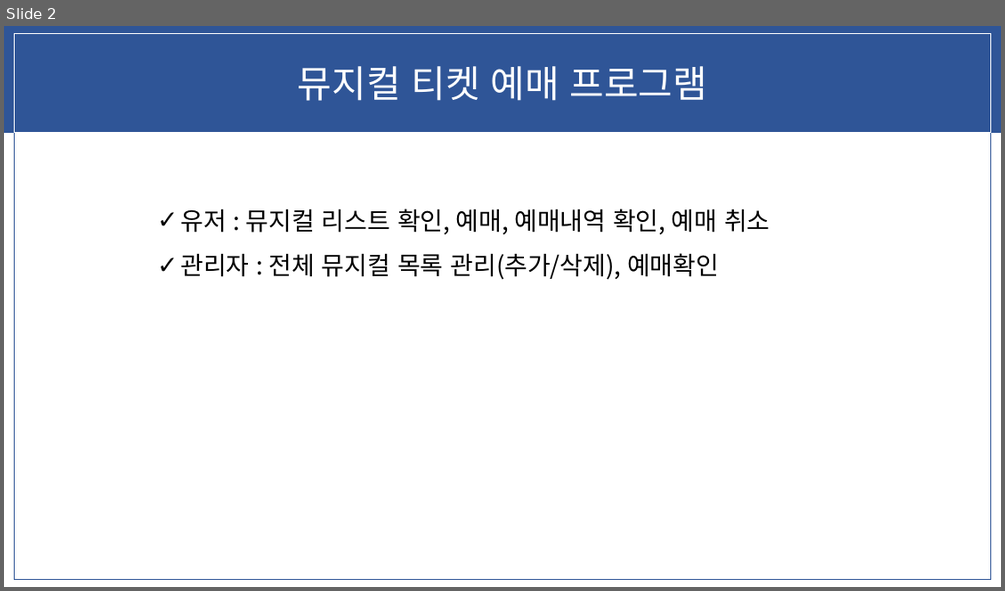
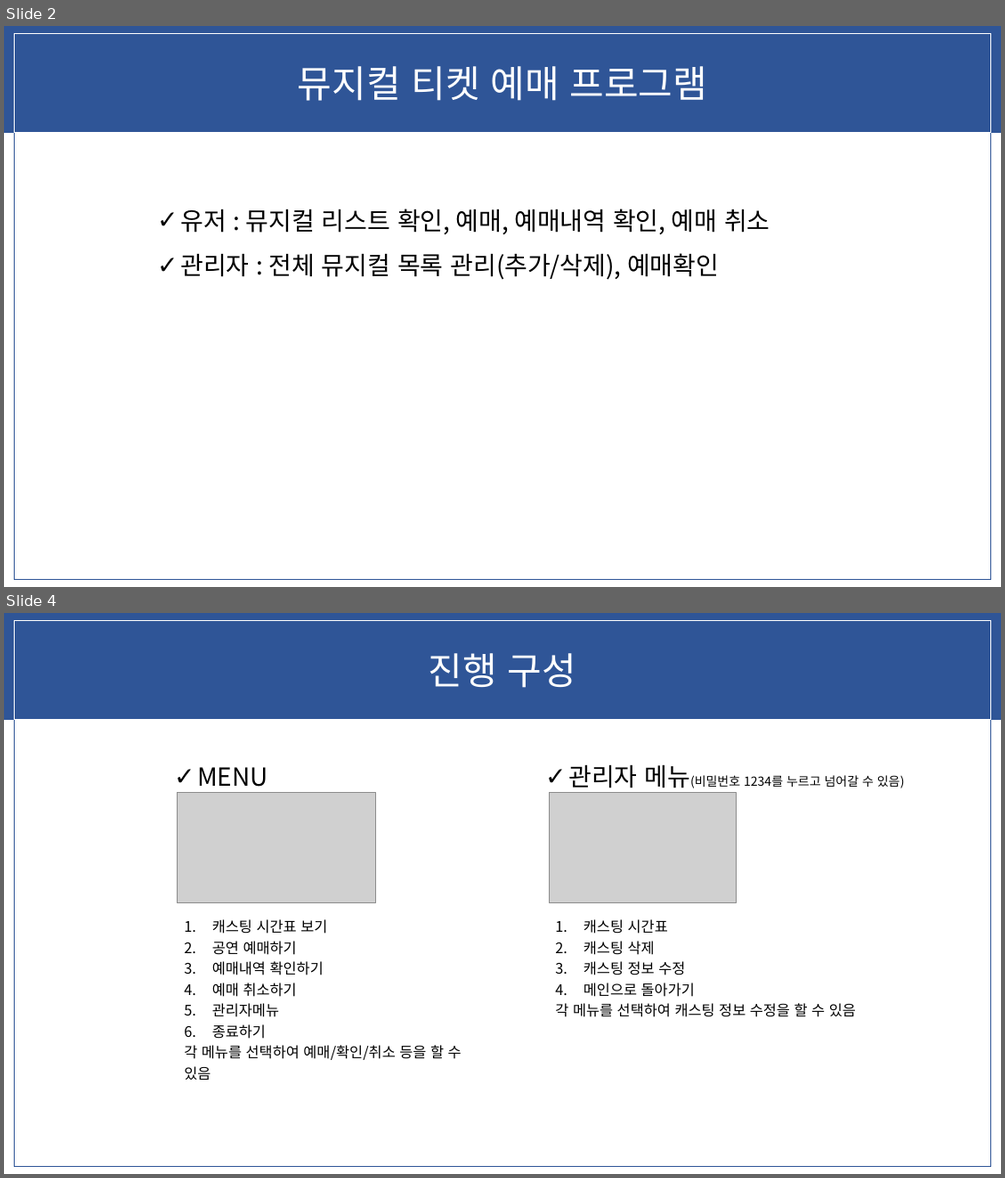
Before and after one commit to Jisoo77/backend, a slide deck: vsjava/java/bin/project1/뮤지컬티켓예매프로그램.pptx. Shown one above the other, each under a label of ours: slide 2 before the commit, slides 2 and 4 after it; the slides between them are not shown. The pictures are 1005x591 and 1005x1178 pixels, drawn with LibreOffice and Linux fonts; fonts in the diff are those of the drawing; grey boxes stand for pictures. Boxes give left, top, right and bottom in pixels: in the first picture for what was removed or moved away, otherwise in the second. Text is boxed around its words. In the diff, an @@ line names an element or a change of style, - is before the commit and + after.

```diff
--- a/vsjava/java/bin/project1/뮤지컬티켓예매프로그램.pptx
+++ b/vsjava/java/bin/project1/뮤지컬티켓예매프로그램.pptx
@@ slide 4 added at [4, 613, 1001, 1174], background #FFFFFF @@
@@ rectangle added at [4, 613, 1001, 720], fill #2F5597 @@
@@ rectangle added at [14, 620, 990, 1166], outline #2F5597 1 pt @@
@@ rectangle added at [14, 620, 990, 719], outline #FFFFFF 1 pt @@
@@ text added at [429, 653, 576, 688], 36 pt, text #FFFFFF @@
+진행 구성
@@ text added at [197, 767, 268, 793], 24 pt, text #000000 @@
+✓ MENU
@@ text added at [568, 764, 905, 793], 12 pt, text #000000 @@
+✓ 관리자 메뉴(비밀번호 1234를 누르고 넘어갈 수 있음)
@@ picture added at [177, 793, 376, 903] @@
@@ picture added at [550, 793, 736, 903] @@
@@ text added at [184, 919, 461, 1060], 14 pt, text #000000 @@
+1. 캐스팅 시간표 보기
+2. 공연 예매하기
+3. 예매내역 확인하기
+4. 예매 취소하기
+5. 관리자메뉴
+6. 종료하기
+각 메뉴를 선택하여 예매/확인/취소 등을 할 수 있음
@@ text added at [555, 919, 856, 1017], 14 pt, text #000000 @@
+1. 캐스팅 시간표
+2. 캐스팅 삭제
+3. 캐스팅 정보 수정
+4. 메인으로 돌아가기
+각 메뉴를 선택하여 캐스팅 정보 수정을 할 수 있음
```
Also in this commit, not shown: 2 slides changed, 40 other files.
